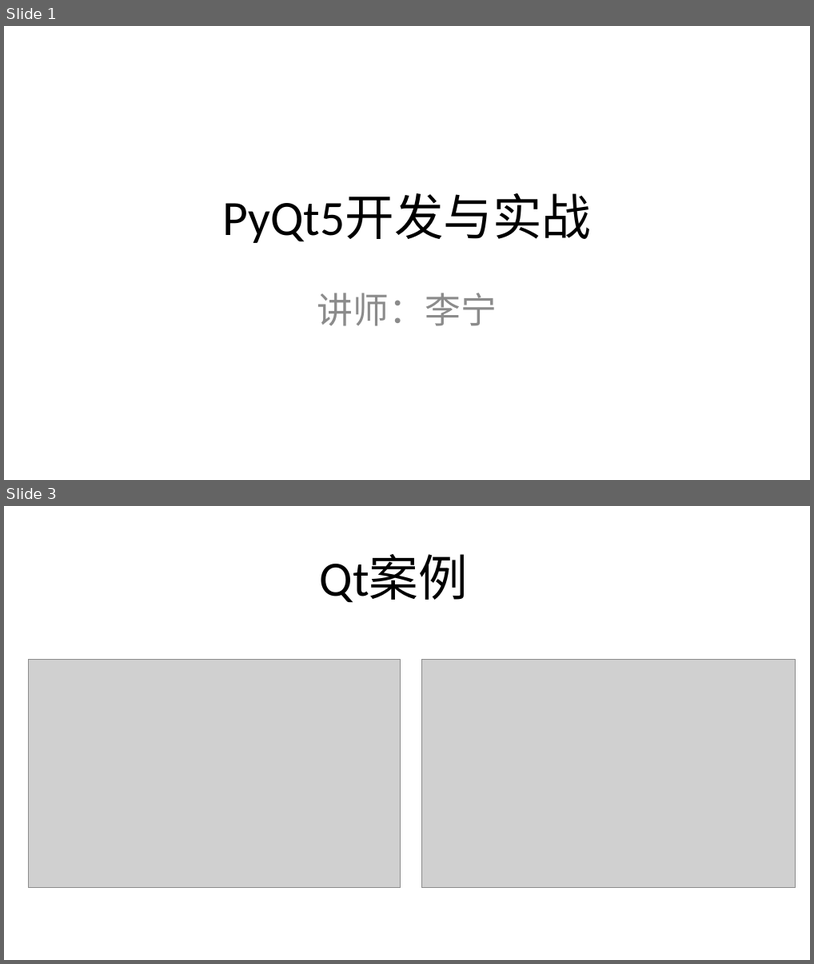
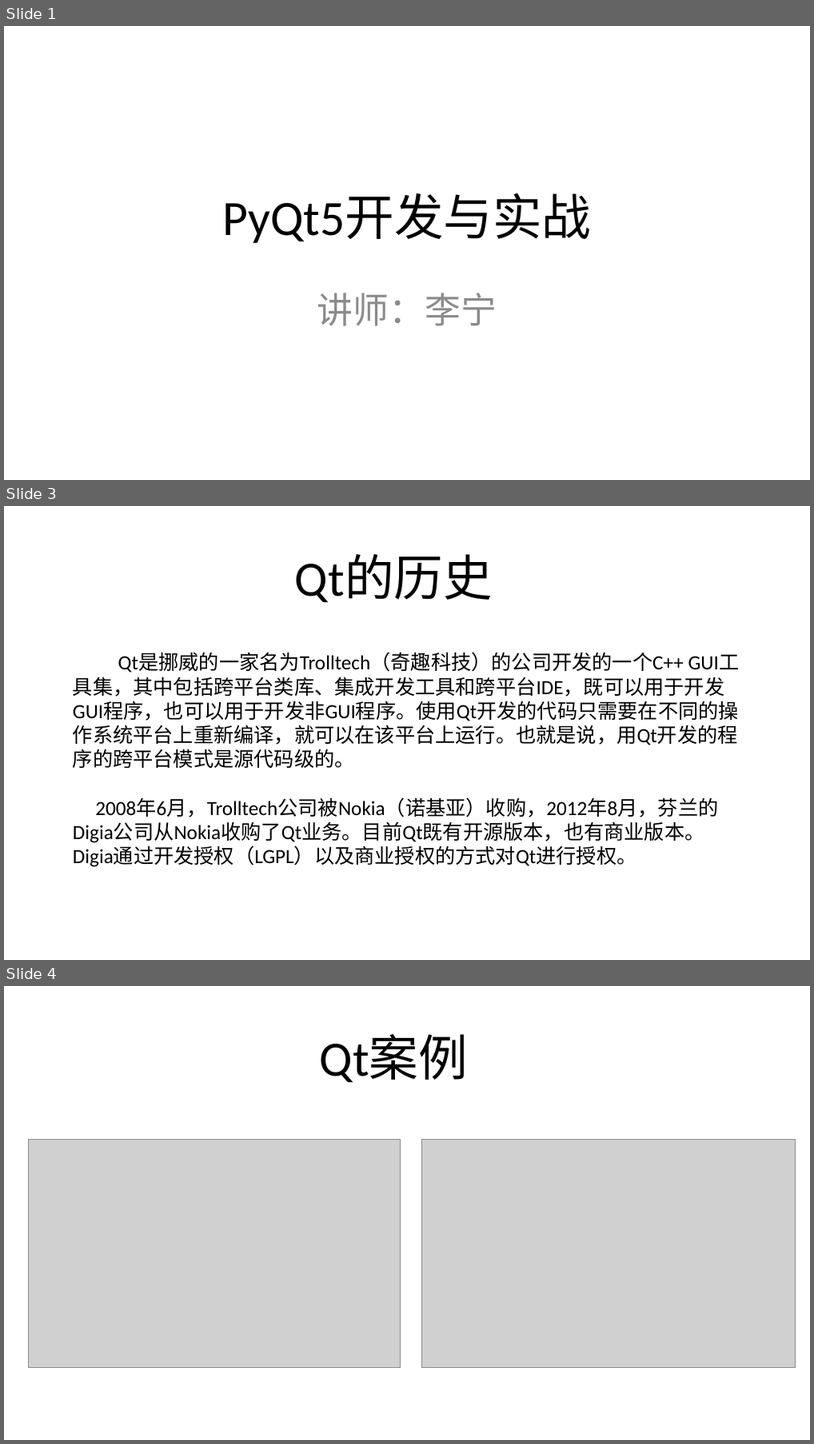
Before and after one commit to geekori/pyqt5, a slide deck: documents/01-初识PyQt5-01-PyQt5简介.pptx. Shown one above the other, each under a label of ours: slides 1 and 3 before the commit, slides 1, 3 and 4 after it; the slides between them are not shown. The pictures are 814x964 and 814x1444 pixels, drawn with LibreOffice and Linux fonts; fonts in the diff are those of the drawing; grey boxes stand for pictures. Boxes give left, top, right and bottom in pixels: in the first picture for what was removed or moved away, otherwise in the second. Text is boxed around its words. In the diff, an @@ line names an element or a change of style, - is before the commit and + after.

```diff
--- a/documents/01-初识PyQt5-01-PyQt5简介.pptx
+++ b/documents/01-初识PyQt5-01-PyQt5简介.pptx
@@ slide 3 added at [4,506,810,960], background #FFFFFF @@
@@ title added at [295,555,493,602], 44 pt, text #000000 @@
+Qt的历史
@@ text added at [73,653,739,867], 18 pt, text #000000 @@
+Qt是挪威的一家名为Trolltech（奇趣科技）的公司开发的一个C++ GUI工具集，其中包括跨平台类库、集成开发工具和跨平台IDE，既可以用于开发GUI程序，也可以用于开发非GUI程序。使用Qt开发的代码只需要在不同的操作系统平台上重新编译，就可以在该平台上运行。也就是说，用Qt开发的程序的跨平台模式是源代码级的。
+2008年6月，Trolltech公司被Nokia（诺基亚）收购，2012年8月，芬兰的Digia公司从Nokia收购了Qt业务。目前Qt既有开源版本，也有商业版本。Digia通过开发授权（LGPL）以及商业授权的方式对Qt进行授权。
@@ what was slide 3 is now slide 4 @@
```
Also in this commit, not shown: 1 slide changed, 4 other slides added.
